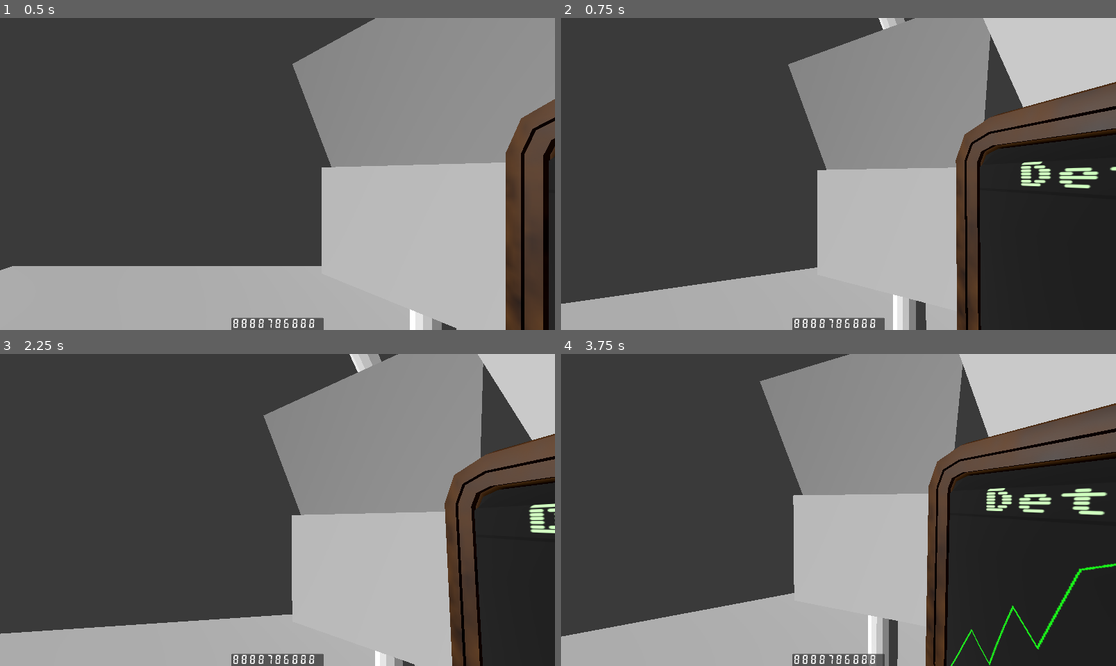
Above: before the commit, frames 1-4 (two rows, left to right).
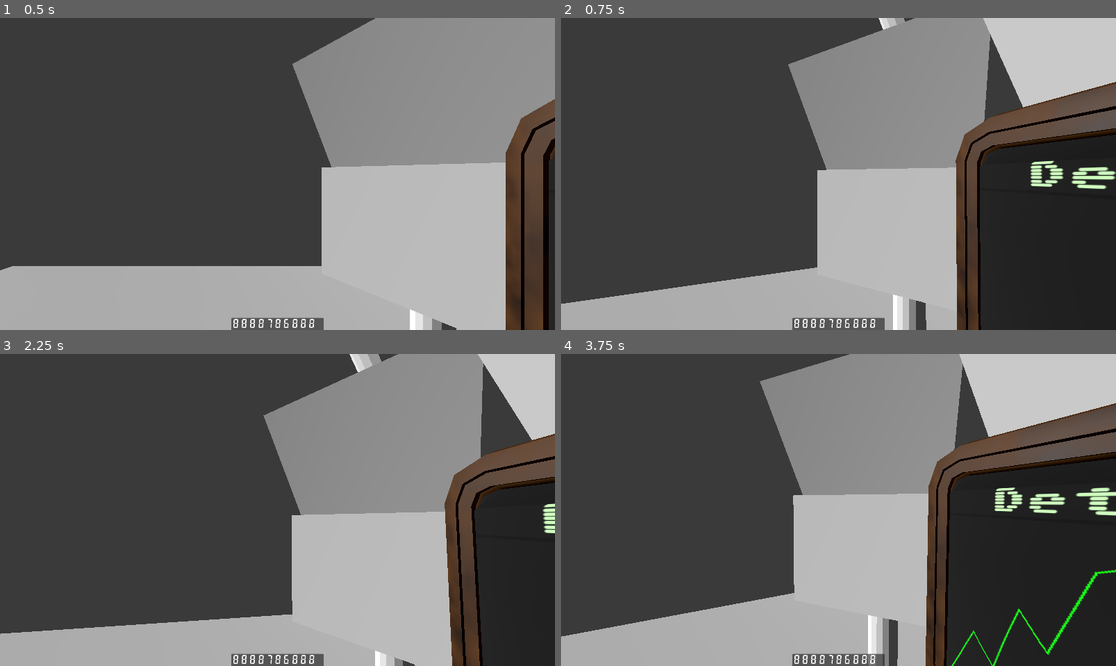
Above: after the commit, the same moments.

Repository: ALP-Games/bubble
Game: Godot game, scene res://Scenes/world_3d.tscn
Two runs of this game, one before a commit and one after it. Both use one fixed random seed, a clock stepped at 60 frames per second and the inputs below.
Inputs (mouse positions are in pixels of both pictures, inside the frame that each line leads up to):
- Up to frame 1 (0.5 s): no input
- Up to frame 2 (0.75 s): tap Enter at 0.5 s; move the mouse to (866, 174) at 0.52 s
- Up to frame 3 (2.25 s): tap Space at 1.25 s; move the mouse to (249, 510) at 1.27 s; tap Enter at 2 s; move the mouse to (288, 503) at 2.02 s
- Up to frame 4 (3.75 s): tap Space at 2.75 s; move the mouse to (832, 516) at 2.77 s; tap Enter at 3.5 s; move the mouse to (877, 513) at 3.52 s

Frame 1 is identical in both runs. In frame 2, 0.8% of the frame differs, in the area x 82-100%, y 45-55%; in frame 3, 0.3%; in frame 4, 2.1%, in the area x 70-100%, y 42-100%.

Commit message:
text review

Diff:
--- a/Scenes/world_3d.tscn
+++ b/Scenes/world_3d.tscn
@@ -23,6 +23,7 @@
 
 [node name="GUI in 3D" parent="." instance=ExtResource("1_qr44k")]
 transform = Transform3D(1, 0, 0, 0, 1, 0, 0, 0, 1, 4.98908, 3.055, -0.00825927)
+visible = false
 
 [node name="Player" parent="." instance=ExtResource("1_3xj3b")]
 transform = Transform3D(1, 0, 0, 0, 1, 0, 0, 0, 1, 2.56947, 3.29699, 0.103128)
--- a/UI/smalltext_stock_ui.tres
+++ b/UI/smalltext_stock_ui.tres
@@ -5,4 +5,5 @@
 [resource]
 resource_name = "Labeltext"
 font = ExtResource("1_x8q6d")
+font_size = 14
 font_color = Color(0.803922, 1, 0.741176, 1)
--- a/UI/stock_ui.tscn
+++ b/UI/stock_ui.tscn
@@ -75,8 +75,8 @@
 
 [node name="Label2" type="Label" parent="MarginContainer/HBoxContainer/VBoxContainer2/HBoxContainer/Panel2"]
 layout_mode = 0
-offset_left = 9.0
-offset_right = 169.0
+offset_left = 20.0
+offset_right = 180.0
 offset_bottom = 16.0
 size_flags_horizontal = 3
 text = "P/E thresh"
@@ -149,8 +149,7 @@
 [node name="UnitsPerTransactionLabel" type="Label" parent="MarginContainer/HBoxContainer/MarginContainer/VBoxContainer"]
 layout_mode = 2
 size_flags_vertical = 6
-text = "Per
-Transaction:"
+text = "Evaluation:"
 label_settings = ExtResource("3_6odb4")
 horizontal_alignment = 1
 vertical_alignment = 1
